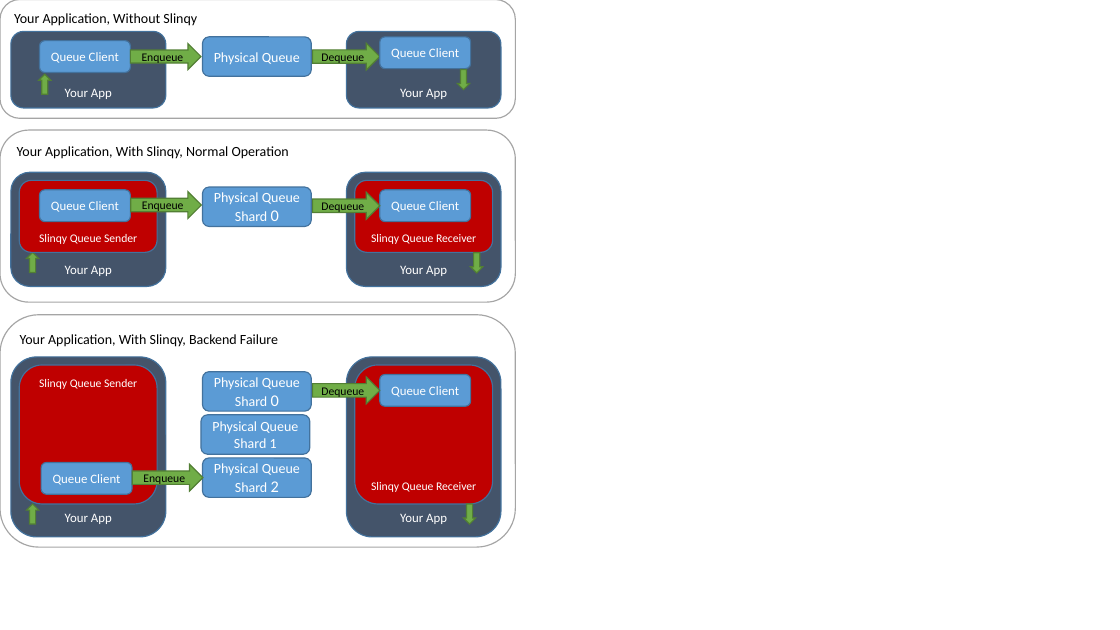
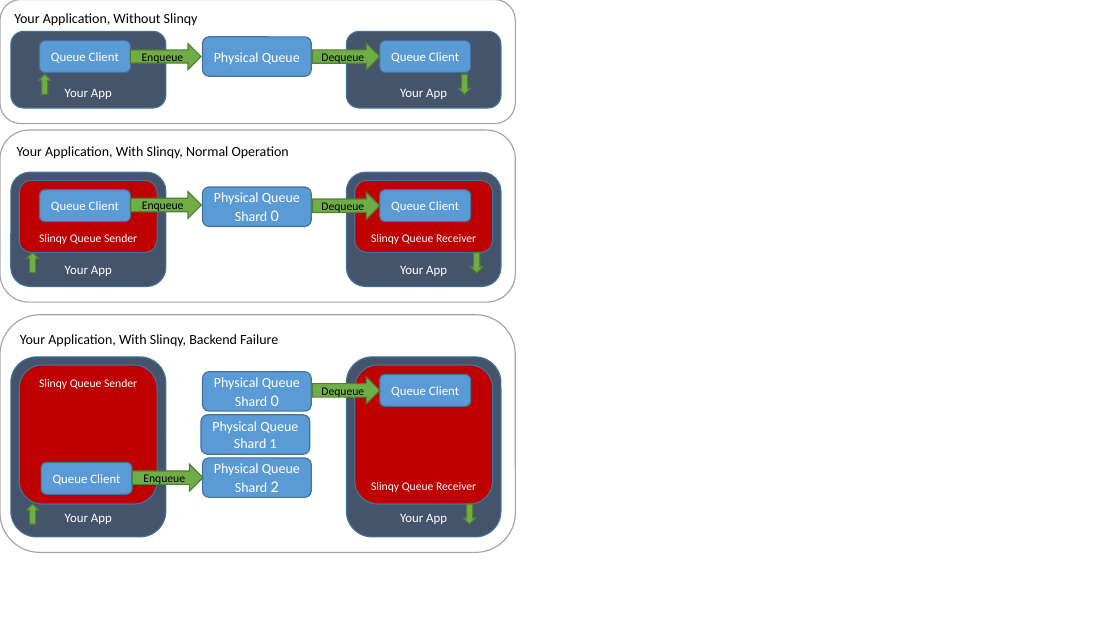
Before and after one commit to s-jeyaram/slinqy, a slide deck: slide 2 of Docs/Images/Slinqy Diagrams.pptm. Drawn at 1120x630 pixels with LibreOffice and Linux fonts; fonts in the diff are those of the drawing. Boxes give left, top, right and bottom in pixels: in the first picture for what was removed or moved away, otherwise in the second. Text is boxed around its words. In the diff, an @@ line names an element or a change of style, - is before the commit and + after.

```diff
--- a/Docs/Images/Slinqy Diagrams.pptm
+++ b/Docs/Images/Slinqy Diagrams.pptm
@@ rounded rectangle "Your Application, Without Slinqy": place and size @@
-rounded rectangle "Your Application, Without Slinqy" at <box>0,0,516,118</box>
+rounded rectangle "Your Application, Without Slinqy" at <box>0,0,516,124</box>
@@ down arrow: place and size @@
-down arrow at <box>458,70,470,90</box>
+down arrow at <box>459,74,471,94</box>
@@ rounded rectangle "Your Application, With Slinqy, Backend ...": place and size @@
-rounded rectangle "Your Application, With Slinqy, Backend ..." at <box>0,315,516,548</box>
+rounded rectangle "Your Application, With Slinqy, Backend ..." at <box>0,315,516,553</box>
```
Also in this commit, not shown: 4 other files.
